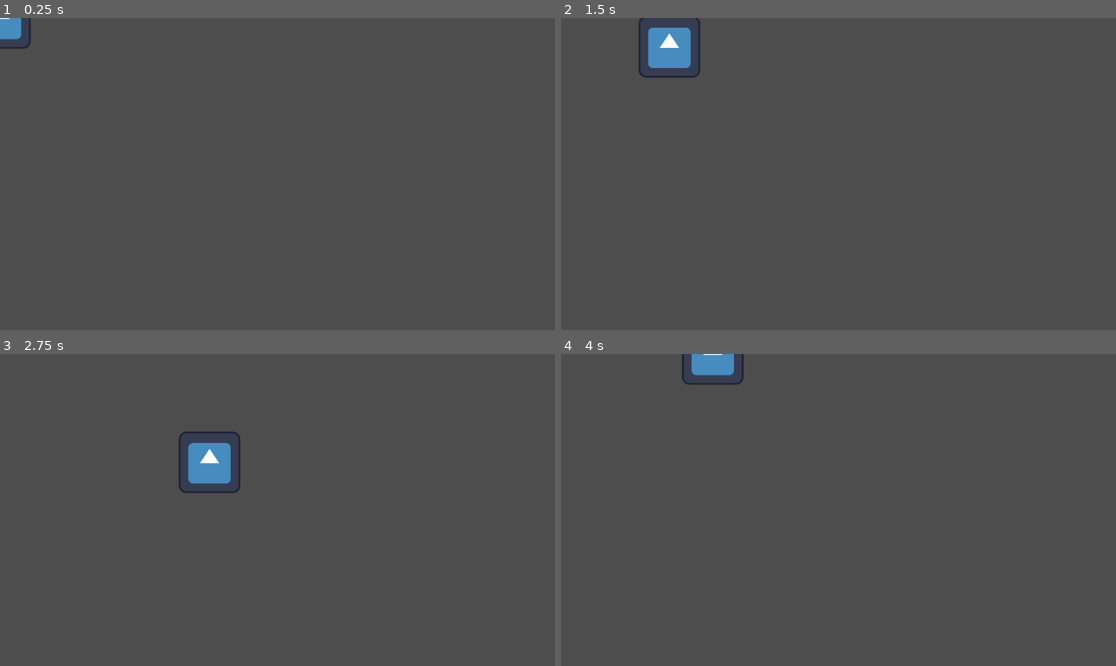
Above: before the commit, frames 1-4 (two rows, left to right).
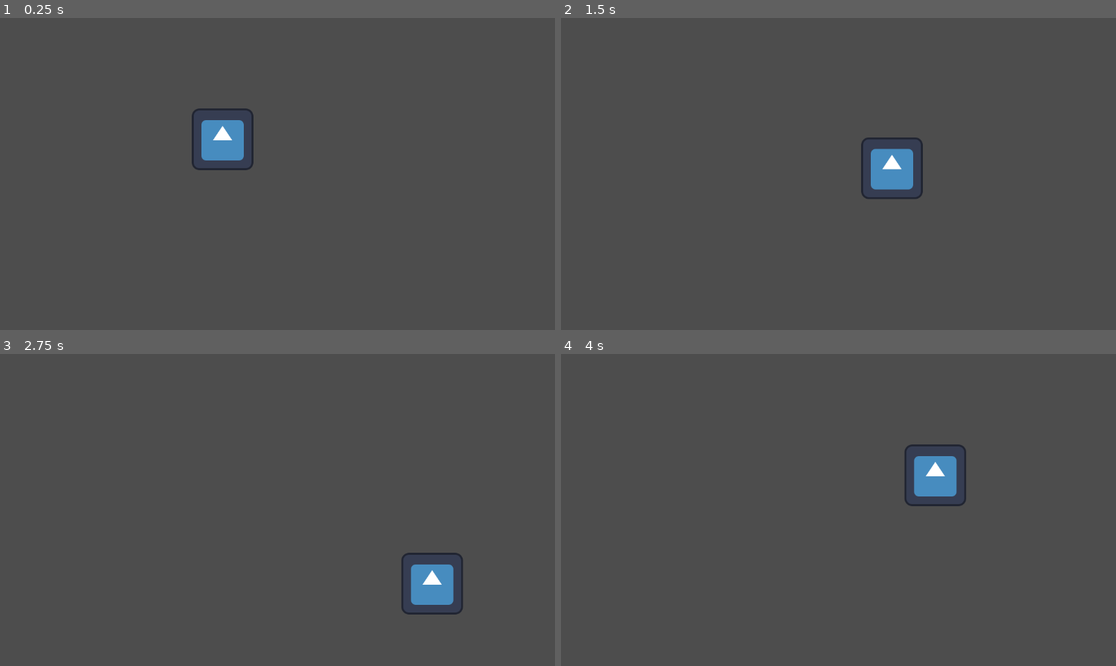
Above: after the commit, the same moments.

Repository: FBFP-Games/Prototype
Game: Godot game, scene res://scenes/test.tscn
Two runs of this game, one before a commit and one after it. Both use one fixed random seed, a clock stepped at 60 frames per second and the inputs below. The engine's default icon, where the game draws it, is replaced by a stand-in: a white triangle on a blue panel in a dark square.
Inputs:
- Up to frame 1 (0.25 s): no input
- Up to frame 2 (1.5 s): tap Enter at 0.5 s; hold Right (ui_right) 0.53-1.28 s; hold Down (ui_down) from 1.28 s (still down)
- Up to frame 3 (2.75 s): release Down (ui_down) at 2.03 s; hold Right (ui_right) from 2.03 s (still down)
- Up to frame 4 (4 s): release Right (ui_right) at 2.78 s; hold Up (ui_up) 2.78-3.53 s; hold Left (ui_left) from 3.53 s (still down)

The runs differ from the first frame. In frame 1, 1.6% of the frame differs, in the area x 0-46%, y 0-49%; in frame 2, 2.5%; in frame 3, 2.5%, in the area x 32-84%, y 24-84%; in frame 4, 1.9%.

Commit message:
Update test.tscn

Diff:
--- a/scenes/test.tscn
+++ b/scenes/test.tscn
@@ -9,6 +9,7 @@
 [node name="Node2D" type="Node2D"]
 
 [node name="player" type="CharacterBody2D" parent="."]
+position = Vector2(462, 252)
 script = ExtResource("1_a5er5")
 
 [node name="Sprite2D" type="Sprite2D" parent="player"]
